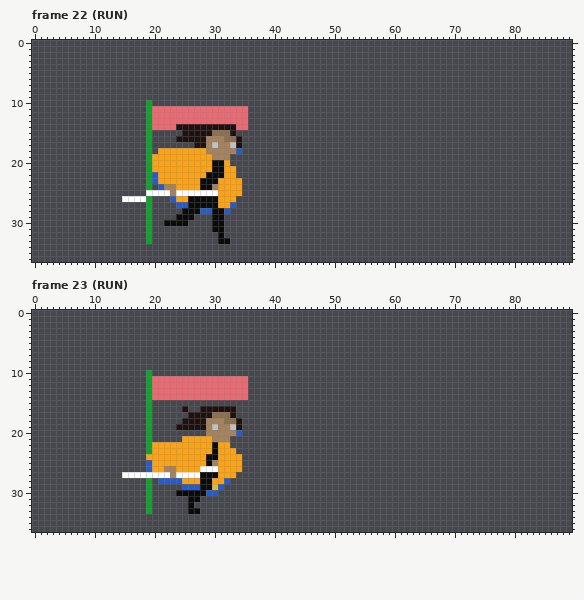
Pixel-art file: open-the-portal/characters/SAEMI/SAEMI.aseprite. Above is the file before it was changed.
90x37 pixels, 116 frames. Colours within 5 levels of each other are drawn and written as one. Shown: frame 22 (RUN), frame 23 (RUN). The commit also changed other frames, which this record leaves out.
After:
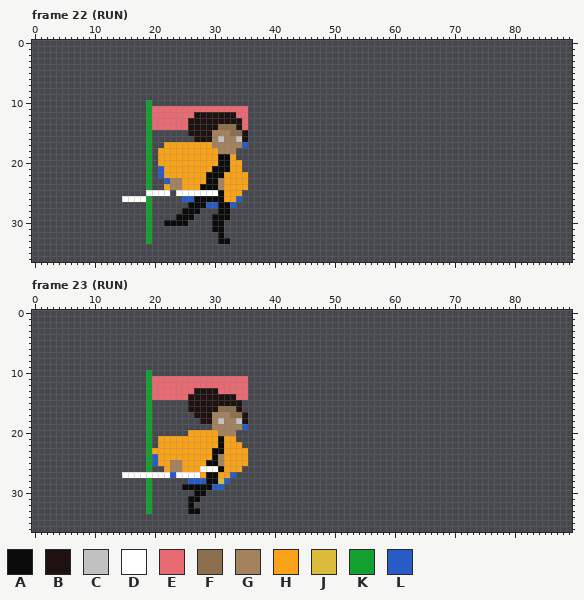
Palette (. is transparent): A #0b0b0b  B #1e1211  C #c1c1c1  D #ffffff  E #e86a73  F #8b6f4f  G #a3825d  H #f9a31b  J #dbbb3b  K #14a02e  L #285cc4
Change:
--- frame 22 (RUN), layer "Layer 4"
@@ x 18..37 @@
 11 .KEEEEEEEEEEEEEEEE..
-12 .KEEEEEEEEEEEEEEEE..
-13 .KEEEEEEEEEEEEEEEE..
-14 .KEEEEBBBBBBBBBBEE..
-15 .K.....BBBBBFFFB....
-16 .K....BBBBBGGGFFB...
-17 .K.......BBGCGGCB...
-18 .K.HHHHHHHHGGGGGL...
-19 .KHHHHHHHHHHGGG.....
-20 .KHHHHHHHHHHAAH.....
-21 .KHHHHHHHHHHAAHH....
-22 .KLHHHHHHHHAAAHH....
-23 .KLHHHHHHHAAAHHHH...
-24 .K.LGGHHHHAAGHHHH...
-25 .DDDDGDDDDDDDHHHH...
-26 DK...LHHAAAAAHHH....
-27 .K....LLAAAAAHHL....
-28 .K.....AAALLAAL.....
-29 .K....AAA...AA......
+12 .KEEEEEEEBBBBBBBEE..
+13 .KEEEEEEBBBBBBBBBE..
+14 .KEEEEEEBBBBBFFFBE..
+15 .K......BBBBGGGFFB..
+16 .K.......BBBGCGGCB..
+17 .K..HHHHHHHHGGGGGL..
+18 .K.HHHHHHHHHHGGG....
+19 .K.HHHHHHHHHHAAH....
+20 .K.HHHHHHHHHHAAHH...
+21 .K.LHHHHHHHHAAAHH...
+22 .K.LHHHHHHHAAAHHHH..
+23 .K..LGGHHHHAAGHHHH..
+24 .K..HGGHHHAAAGHHHH..
+25 .DDDD.DDDDDDDAHHH...
+26 DK.....LLAAAAAHHL...
+27 .K......AAALLAAL....
+28 .K.....AAA...AA.....
+29 .K....AAA...AAA.....
 30 .K..AAAA....AA......
--- frame 23 (RUN), layer "Layer 4"
@@ x 17..37 @@
 12 ..KEEEEEEEEEEEEEEEE..
-13 ..KEEEEEEEEEEEEEEEE..
-14 ..KEEEEEEEEEEEEEEEE..
-15 ..K..................
-16 ..K.....B..BBBBBB....
-17 ..K......BBBBFFFB....
-18 ..K.....BBBBGGGFFB...
-19 ..K....BBBBBGCGGCB...
-20 ..K.........GGGGGL...
-21 ..K.....HHHHHGGG.....
-22 ..KHHHHHHHHHHAHH.....
-23 ..KHHHHHHHHHHAHHH....
-24 ..HHHHHHHHHHAAHHHH...
-25 ..LHHHHHHHHHAGHHHH...
-26 ..LHHGGHHHHDDDHHHH...
-27 DDDDDDGDDDDAAAHHH....
-28 ..K.LLLLHHHAAHHL.....
-29 ..K.....LLLAAJL......
-30 ..K....AAAAALL.......
+13 ..KEEEEEEEBBBBEEEEE..
+14 ..KEEEEEEBBBBBBBBEE..
+15 ..K......BBBBBBBBB...
+16 ..K......BBBBBFFFB...
+17 ..K.......BBBGGGFFB..
+18 ..K........BBGCGGCB..
+19 ..K..........GGGGGL..
+20 ..K......HHHHHGGG....
+21 ..K.HHHHHHHHHHAHH....
+22 ..K.HHHHHHHHHHAHHH...
+23 ..KHHHHHHHHHHAAHHHH..
+24 ..KLHHHHHHHHHAGHHHH..
+25 ..KLHHGGHHHHAAGHHHH..
+26 ..K..HGGHHHDDDAHHH...
+27 DDDDDDLDDDDHAAHHL....
+28 ..K......LLLAAJL.....
+29 ..K.....AAAAALL......
+30 ..K.......AA.........
 31 ..K......AA..........
